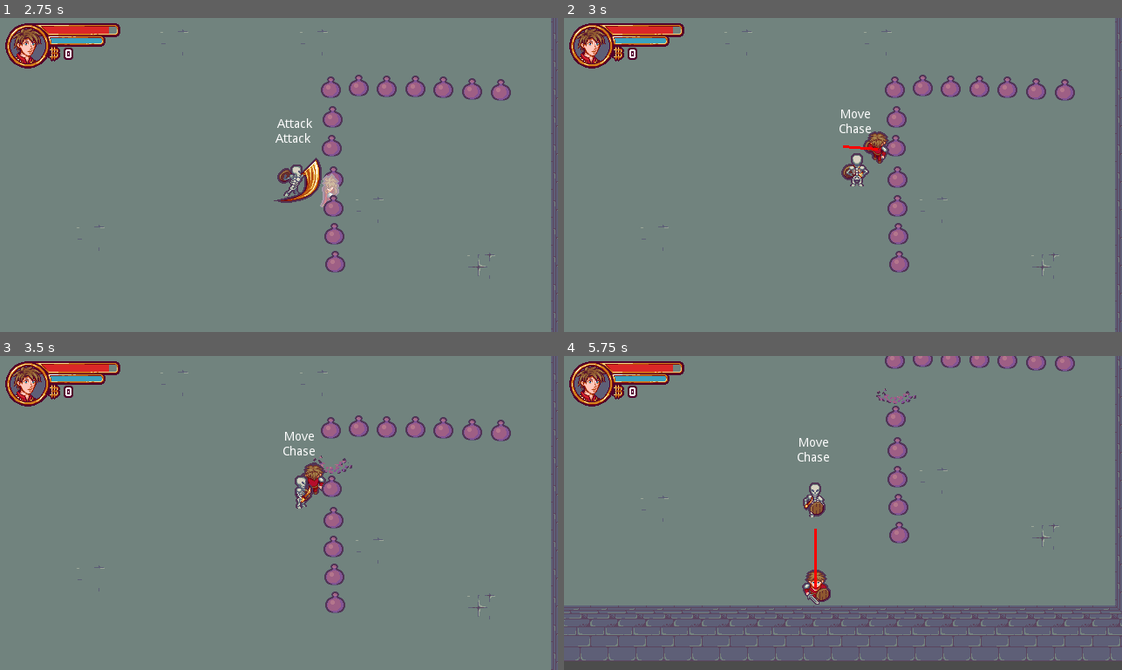
Above: before the commit, frames 1-4 (two rows, left to right).
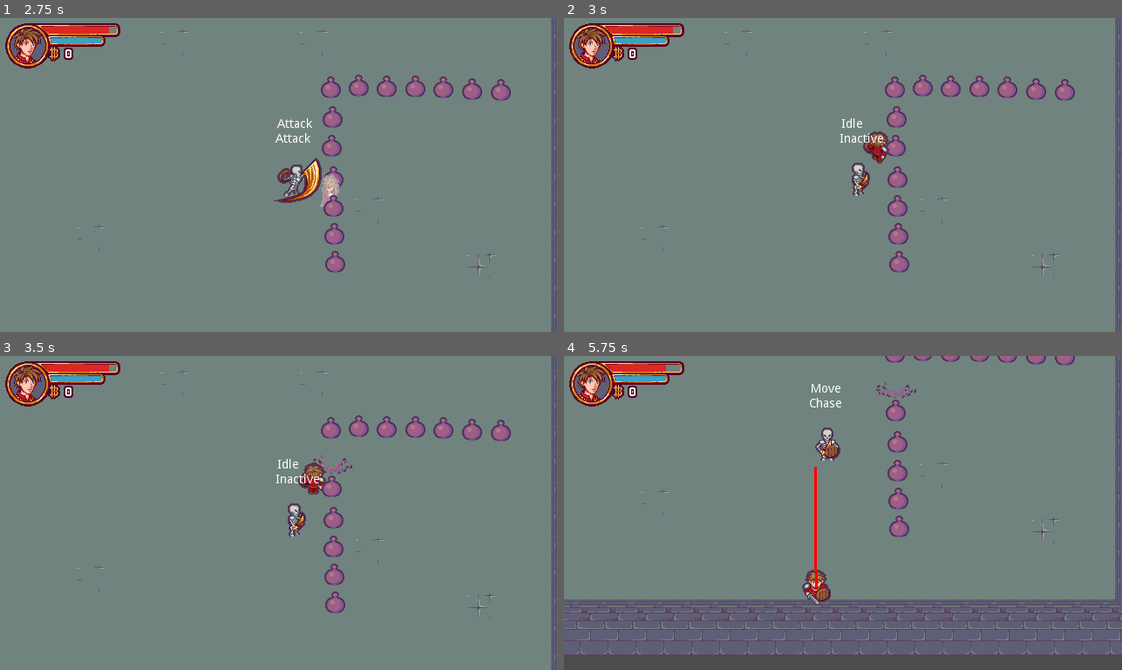
Above: after the commit, the same moments.

Repository: EvilYep/godot-rogue-like-tutorial
Game: Godot game, scene res://Scenes/Levels/Level.tscn
Same seed, same stepped clock (60 frames per second), same inputs: the game is played once before the commit and once after it. Sound files missing from this copy of the repository are replaced by a short silence.
Inputs:
- Up to frame 1 (2.75 s): tap Enter (ui_accept) at 0.5, 0.77, 1.52 s; hold Right (ui_right) 0.53-1.28 s; hold Down (ui_down) 1.28-2.03 s; hold Right (ui_right) from 2.03 s (still down)
- Up to frame 2 (3 s): release Right (ui_right) at 2.78 s; hold Up (ui_up) from 2.78 s (still down)
- Up to frame 3 (3.5 s): keep holding Up (ui_up); tap Enter (ui_accept) at 3.02 s
- Up to frame 4 (5.75 s): release Up (ui_up) at 3.53 s; hold Left (ui_left) 3.53-5.03 s; tap Enter (ui_accept) at 3.77, 4.52 s; hold Down (ui_down) from 5.03 s (still down)

Frame 1 is identical in both runs. In frame 2, 0.7% of the frame differs, in the area x 49-58%, y 29-57%; in frame 3, 0.7%; in frame 4, 13%, in the area x 0-100%, y 0-97%.

Commit message:
Debugging skeleton behaviour :skull:

Diff:
--- a/Scenes/Actors/Enemy/Enemy.gd
+++ b/Scenes/Actors/Enemy/Enemy.gd
@@ -38,6 +38,7 @@
 	__ = chase_area.connect("body_exited", self, "_on_ChaseArea_body_exited")
 	__ = attack_area.connect("body_entered", self, "_on_AttackArea_body_entered")
 	__ = attack_area.connect("body_exited", self, "_on_AttackArea_body_exited")
+	__ = $BehaviourTree/Attack/Cooldown.connect("timeout", self, "_on_attack_cooldown_finished")
 	__ = connect("target_in_chase_area_changed", self, "_on_target_in_chase_area_changed")
 	__ = connect("target_in_attack_area_changed", self, "_on_target_in_attack_area_changed")
 
@@ -50,8 +51,12 @@
 		target = null
 
 func _update_behaviour_state() ->void:
-	if can_attack():
-		behaviour_tree.set_state("Attack")
+	if target_in_attack_area:
+		if $BehaviourTree/Attack.is_cooldown_running():
+			behaviour_tree.set_state("Inactive")
+			path = []
+		else:
+			behaviour_tree.set_state("Attack")
 	elif target_in_chase_area:
 		behaviour_tree.set_state("Chase")
 	else:
@@ -119,9 +124,15 @@
 func _on_moving_direction_changed() -> void:
 	face_direction(moving_direction)
 
-func _on_StateMachine_state_changed(state) -> void:
+func _on_StateMachine_state_changed(state: State) -> void:
 	if state_machine == null:
 		return
 
-	if state.name == "Idle" && state_machine.previous_state == $StateMachine/Attack :
+	if state_machine.previous_state == $StateMachine/Attack or state_machine.previous_state == $StateMachine/Attack:
 		_update_behaviour_state()
+
+	if state.name == "Attack":
+		face_position(target.global_position)
+
+func _on_attack_cooldown_finished() -> void:
+	_update_behaviour_state()
--- a/Scenes/Actors/Enemy/Skeleton/Skeleton.tscn
+++ b/Scenes/Actors/Enemy/Skeleton/Skeleton.tscn
@@ -11,6 +11,7 @@
 [ext_resource path="res://Scenes/Actors/Enemy/BehaviourStates/AttackState.gd" type="Script" id=9]
 [ext_resource path="res://Scenes/Actors/Enemy/BehaviourStates/WaitState.gd" type="Script" id=10]
 [ext_resource path="res://Scenes/Actors/ColorFlashShaderMaterial.tres" type="Material" id=11]
+[ext_resource path="res://StateMachine/State.gd" type="Script" id=12]
 
 [sub_resource type="Shader" id=5]
 resource_local_to_scene = true
@@ -97,7 +98,10 @@
 [node name="Cooldown" type="Timer" parent="BehaviourTree/Attack" index="0"]
 one_shot = true
 
-[node name="StateLabel" type="Label" parent="BehaviourTree" index="3"]
+[node name="Inactive" type="Node" parent="BehaviourTree" index="3"]
+script = ExtResource( 12 )
+
+[node name="StateLabel" type="Label" parent="BehaviourTree" index="4"]
 margin_left = -21.0
 margin_top = -56.0
 margin_right = 19.0
Not shown: 1 places in Scenes/Actors/Enemy/Skeleton/Skeleton.tscn that only renumber resources
